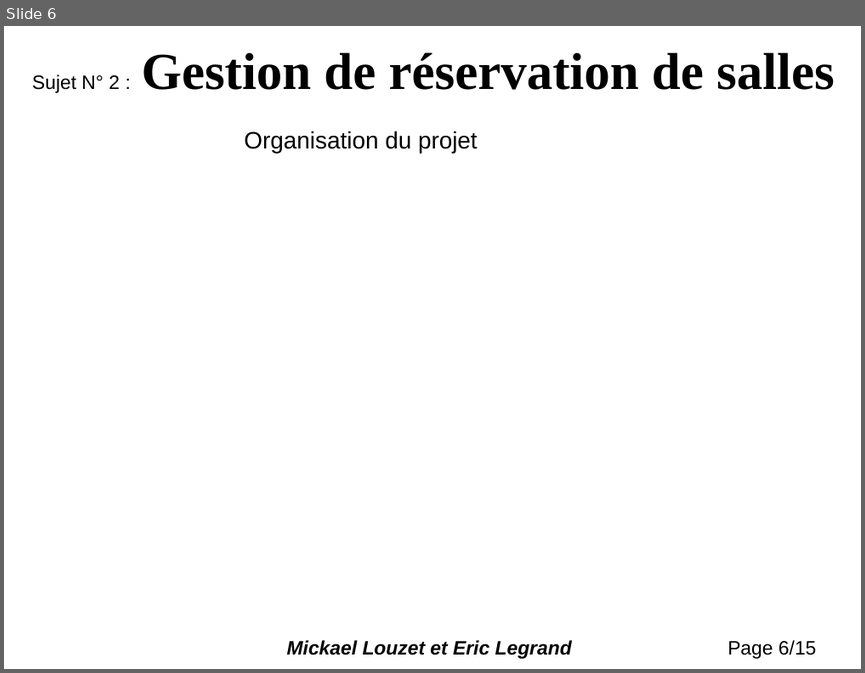
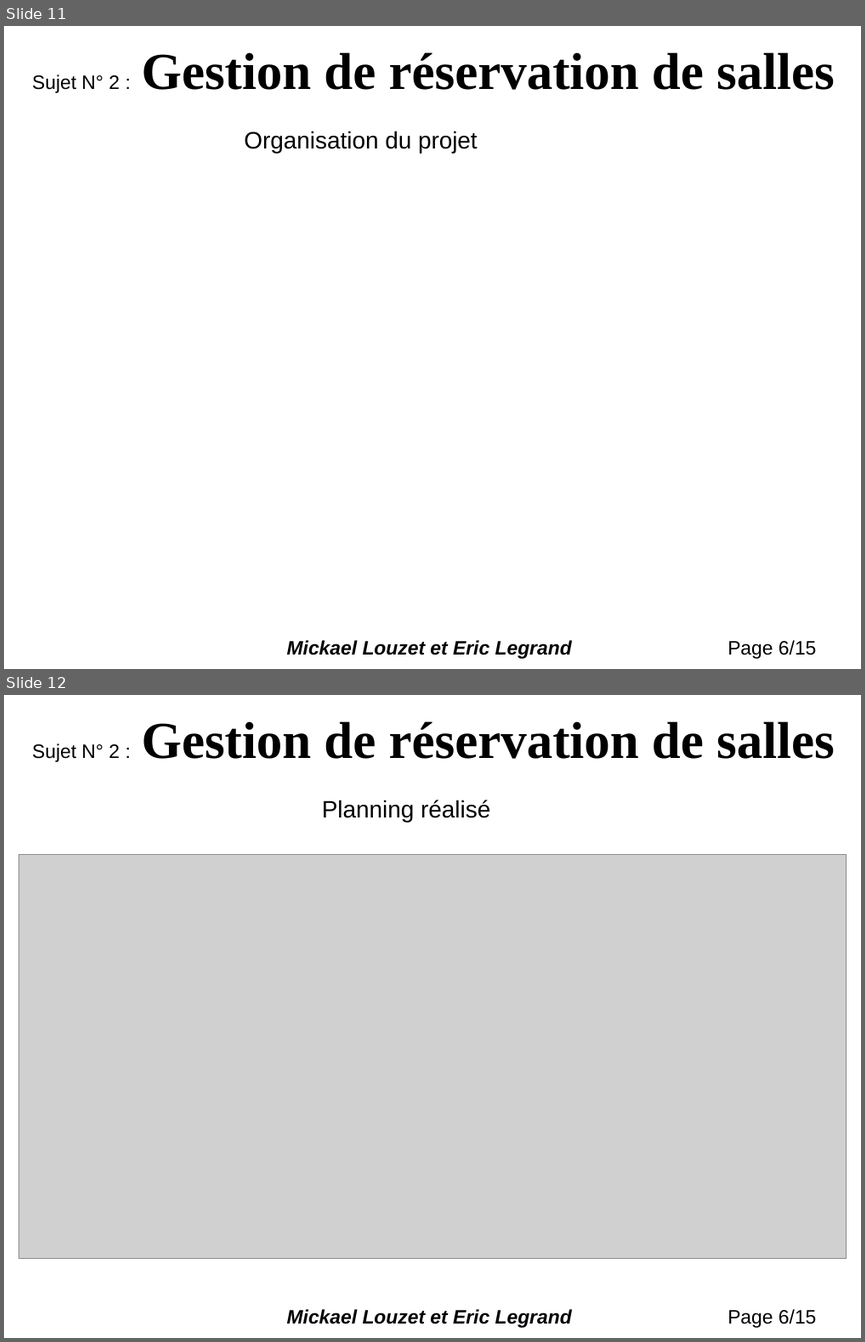
Before and after one commit to Louzet/BookingRoom, a slide deck: Docs/PresentationGestionDeSalles.ppt. Shown one above the other, each under a label of ours: slide 6 before the commit, slides 11 and 12 after it. The pictures are 865x673 and 865x1342 pixels, drawn with LibreOffice and Linux fonts; fonts in the diff are those of the drawing; grey boxes stand for pictures. Boxes give left, top, right and bottom in pixels: in the first picture for what was removed or moved away, otherwise in the second. Text is boxed around its words. In the diff, an @@ line names an element or a change of style, - is before the commit and + after.

```diff
--- a/Docs/PresentationGestionDeSalles.ppt
+++ b/Docs/PresentationGestionDeSalles.ppt
@@ slide 12 added at box(4, 695, 861, 1338), background #FFFFFF @@
@@ title added at box(32, 721, 834, 762), 48 pt, text #000000, bold @@
+Sujet N° 2 : Gestion de réservation de salles
@@ text added at box(322, 800, 490, 822), 22 pt, text #000000 @@
+    Planning réalisé
@@ picture added at box(18, 855, 846, 1259) @@
@@ text added at box(287, 1309, 572, 1327), 18 pt, text #000000, bold, italic @@
+Mickael Louzet et Eric Legrand
@@ text added at box(727, 1309, 816, 1327), 18 pt, text #000000 @@
+Page 6/15
@@ what was slide 6 is now slide 11 @@
```
Also in this commit, not shown: 5 other slides added, 6 other files.
